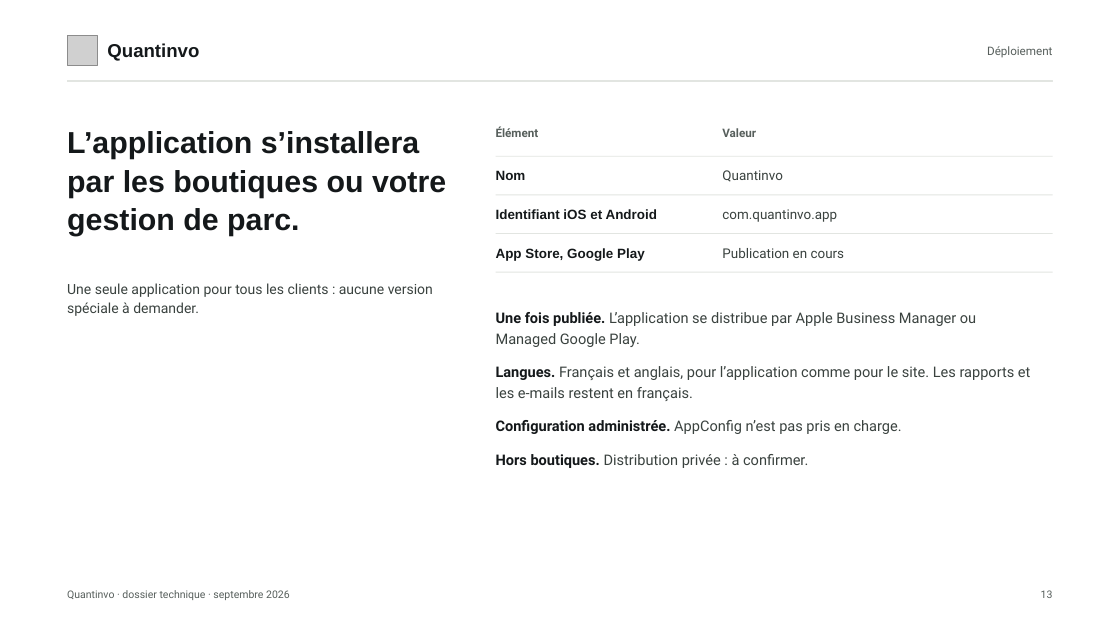
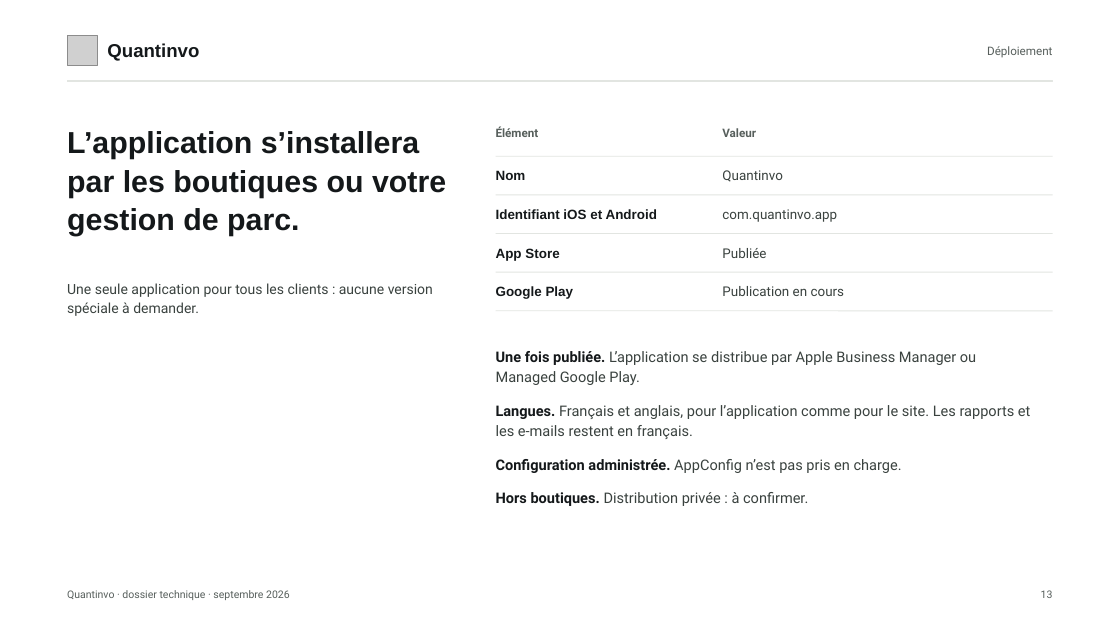
Before and after one commit to devkaylab/Inventaire, a slide deck: slide 13 of docs/entreprise/deck/Quantinvo-dossier-DSI-marque.pptx. Drawn at 1120x630 pixels with LibreOffice and Linux fonts; fonts in the diff are those of the drawing; grey boxes stand for pictures. Boxes give left, top, right and bottom in pixels: in the first picture for what was removed or moved away, otherwise in the second. Text is boxed around its words. In the diff, an @@ line names an element or a change of style, - is before the commit and + after.

```diff
--- a/docs/entreprise/deck/Quantinvo-dossier-DSI-marque.pptx
+++ b/docs/entreprise/deck/Quantinvo-dossier-DSI-marque.pptx
@@ text at [496, 248, 559, 261]: text changed @@
-App Store, Google Play
+App Store
@@ text added at [722, 248, 766, 258], 11.5 pt, text #3A423F @@
+Publiée
@@ text added at [496, 286, 574, 299], 11.5 pt, text #14181A, bold @@
+Google Play
@@ text "Publication en cours": place and size @@
-text "Publication en cours" at [722, 248, 845, 258]
+text "Publication en cours" at [722, 286, 845, 296]
@@ line added from (496, 311) to (1053, 311), #E2E5E1 0.75 pt @@
@@ text "Une fois publiée. L’application se ...": place and size @@
-text "Une fois publiée. L’application se ..." at [496, 312, 1030, 468]
+text "Une fois publiée. L’application se ..." at [496, 351, 1030, 506]
```
Also in this commit, not shown: 11 other files.
